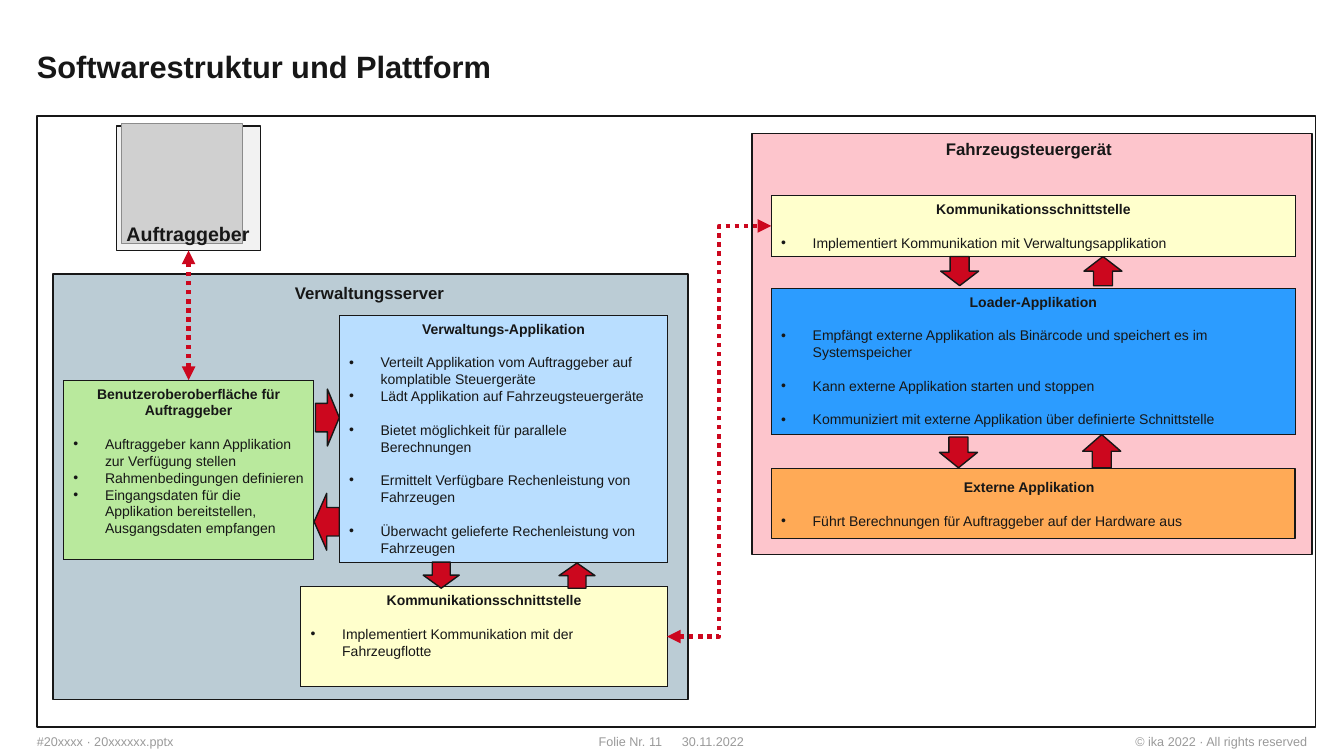
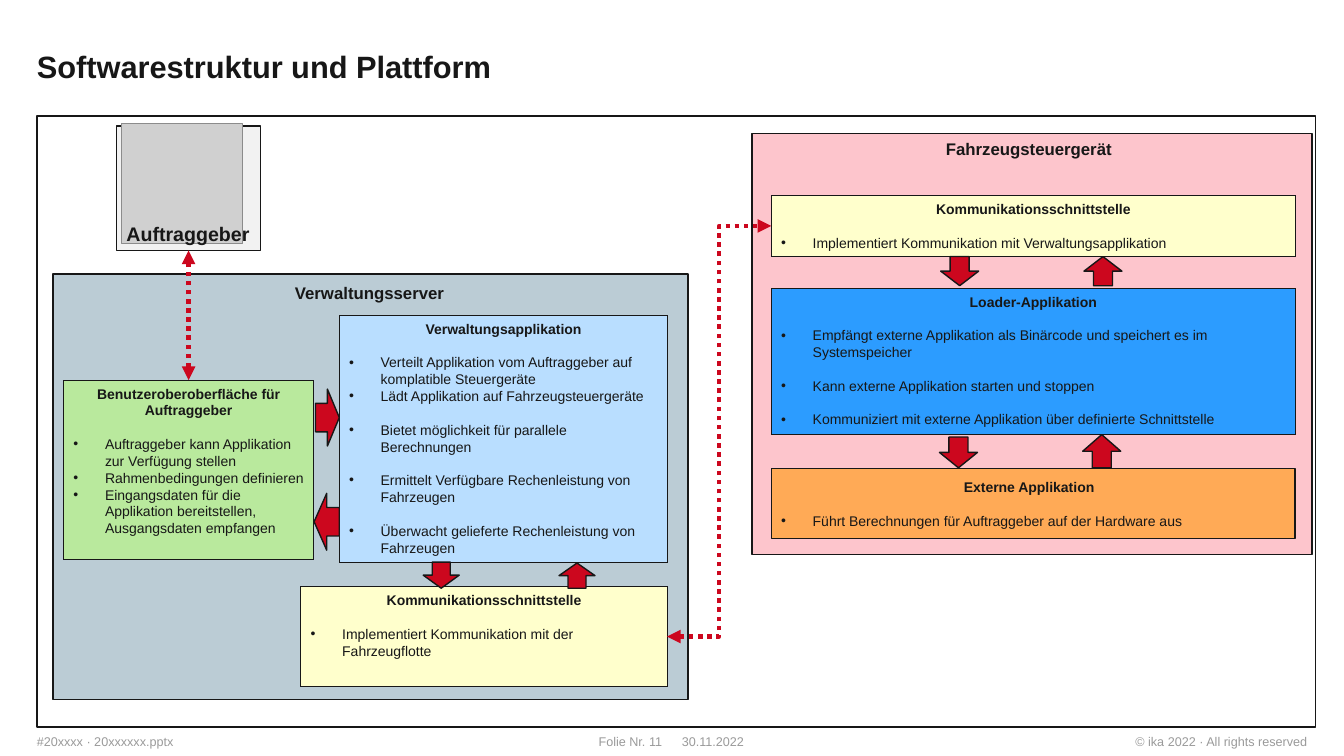
Before and after one commit to WhR4Ven/Diss_Dokument, a slide deck: slide 11 of Vortrag/Themenstellung.pptx. Drawn at 1344x756 pixels with LibreOffice and Linux fonts; fonts in the diff are those of the drawing; grey boxes stand for pictures; background and template pictures are left out. Boxes give left, top, right and bottom in pixels: in the first picture for what was removed or moved away, otherwise in the second. Text is boxed around its words. In the diff, an @@ line names an element or a change of style, - is before the commit and + after.

```diff
--- a/Vortrag/Themenstellung.pptx
+++ b/Vortrag/Themenstellung.pptx
@@ text in rectangle at (426, 324, 582, 337): text changed @@
-Verwaltungs-Applikation
+Verwaltungsapplikation
```
Also in this commit, not shown: 4 other slides changed.
